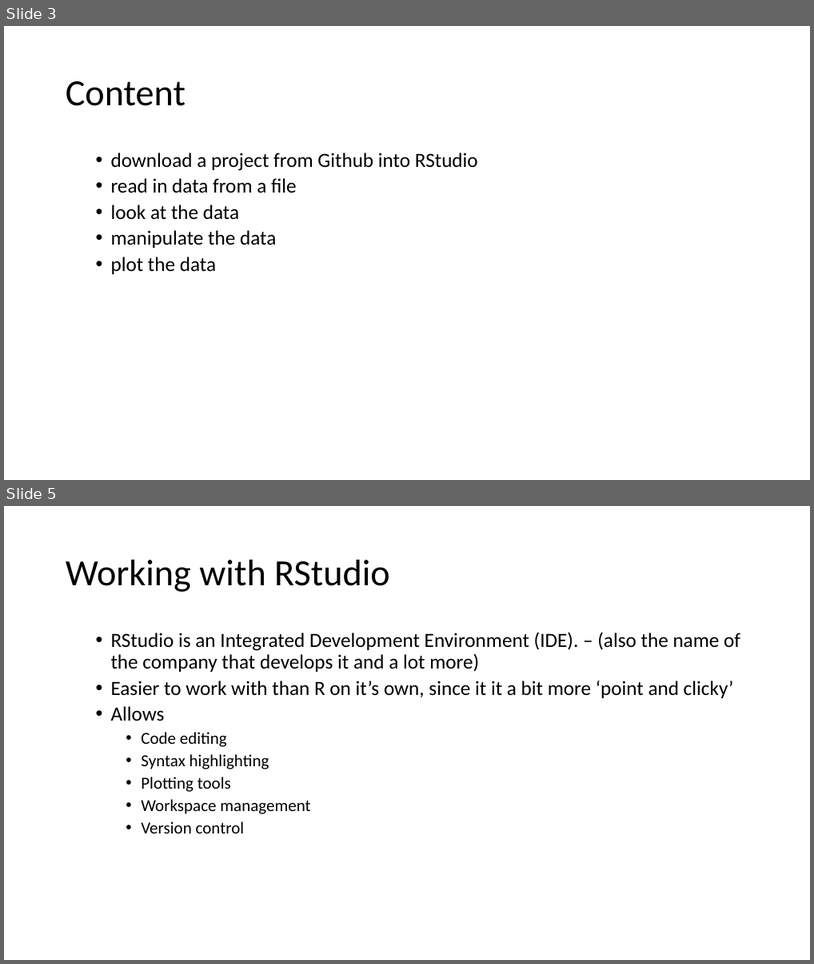
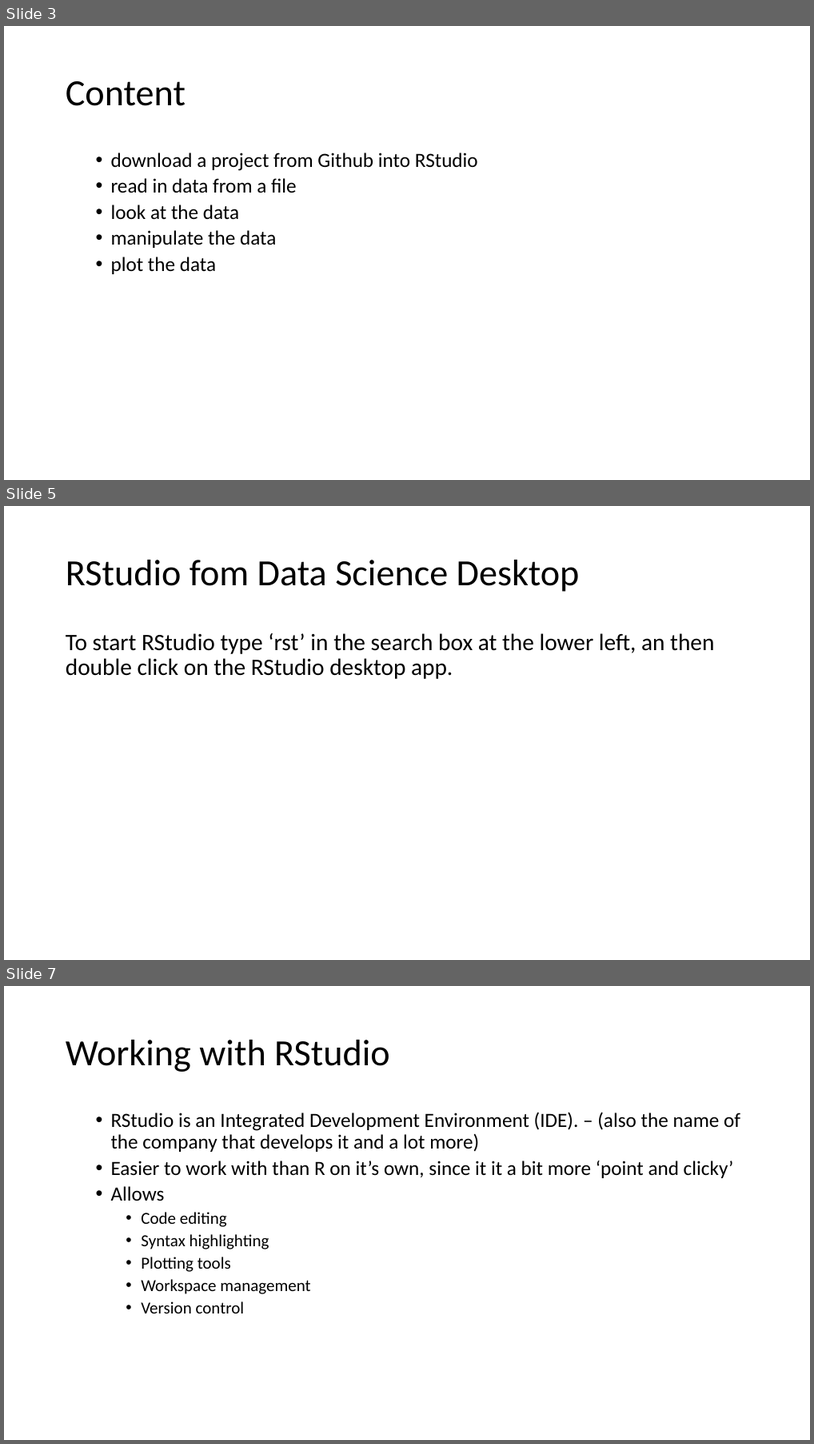
Before and after one commit to uclh-criu/learning-datascience, a slide deck: sessions/1-R-taster.pptx. Shown one above the other, each under a label of ours: slides 3 and 5 before the commit, slides 3, 5 and 7 after it; the slides between them are not shown. The pictures are 814x964 and 814x1444 pixels, drawn with LibreOffice and Linux fonts; fonts in the diff are those of the drawing. Boxes give left, top, right and bottom in pixels: in the first picture for what was removed or moved away, otherwise in the second. Text is boxed around its words. In the diff, an @@ line names an element or a change of style, - is before the commit and + after.

Commit message:
migrate from Server to Data Science Desktop fixing #7

```diff
--- a/sessions/1-R-taster.pptx
+++ b/sessions/1-R-taster.pptx
@@ slide 5 added at <box>4,506,810,960</box>, background #FFFFFF @@
@@ title added at <box>66,560,580,592</box>, 44 pt, text #000000 @@
+RStudio fom Data Science Desktop
@@ text added at <box>66,633,714,679</box>, 28 pt, text #000000 @@
+To start RStudio type ‘rst’ in the search box at the lower left, an then double click on the RStudio desktop app.
@@ what was slide 5 is now slide 7 @@
```
Also in this commit, not shown: 1 slide changed, 3 other slides added, 8 other files.
